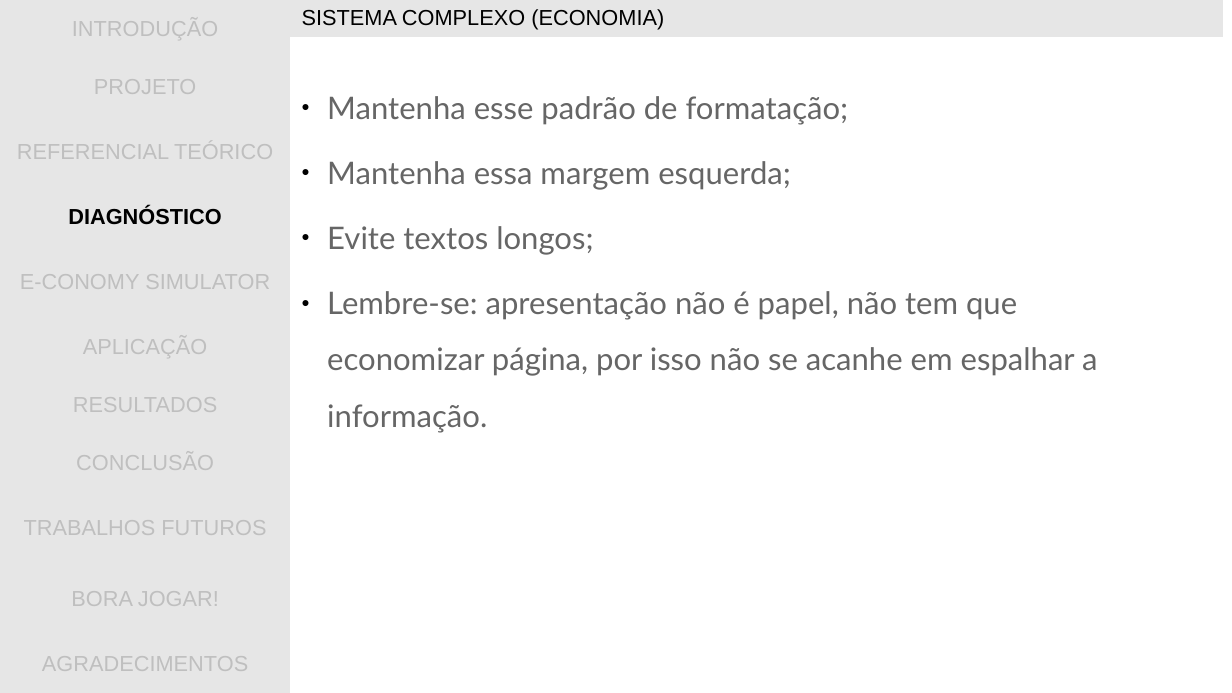
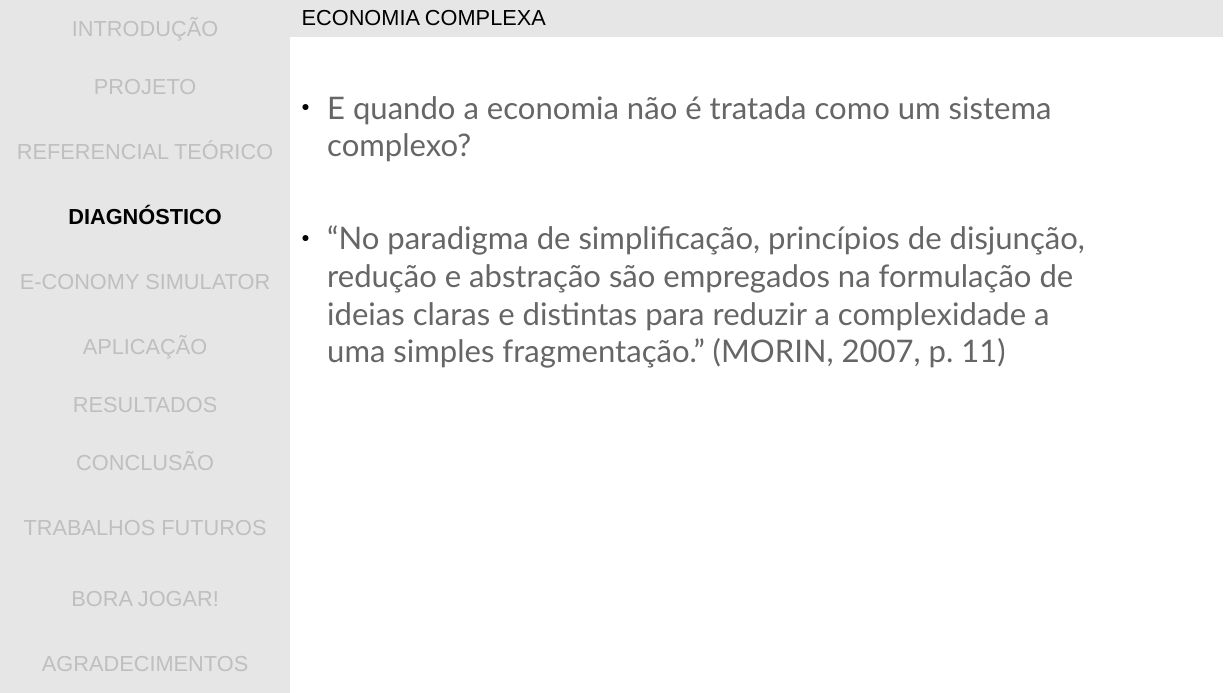
Before and after one commit to gwathsule/e-conomy-simulator, a slide deck: slide 11 of documentacao/apresentacao_tcc.ppt (slide 10 before the commit). Drawn at 1232x693 pixels with LibreOffice and Linux fonts; fonts in the diff are those of the drawing; background and template pictures are left out. Boxes give left, top, right and bottom in pixels: in the first picture for what was removed or moved away, otherwise in the second. Text is boxed around its words. In the diff, an @@ line names an element or a change of style, - is before the commit and + after.

```diff
--- a/documentacao/apresentacao_tcc.ppt
+++ b/documentacao/apresentacao_tcc.ppt
@@ table at [291, 0, 1224, 37] @@
-row 1, column 1: SISTEMA COMPLEXO (ECONOMIA)
+row 1, column 1: ECONOMIA COMPLEXA
@@ text at [327, 96, 1085, 368]: text changed @@
-● Mantenha esse padrão de formatação;
-● Mantenha essa margem esquerda;
-● Evite textos longos;
-● Lembre-se: apresentação não é papel, não tem que economizar página, por isso não se acanhe em espalhar a informação.
+● E quando a economia não é tratada como um sistema complexo?
+● “No paradigma de simplificação, princípios de disjunção, redução e abstração são empregados na formulação de ideias claras e distintas para reduzir a complexidade a uma simples fragmentação.” (MORIN, 2007, p. 11)
```
Also in this commit, not shown: 7 other slides changed, 2 slides added, 4 slides removed.
